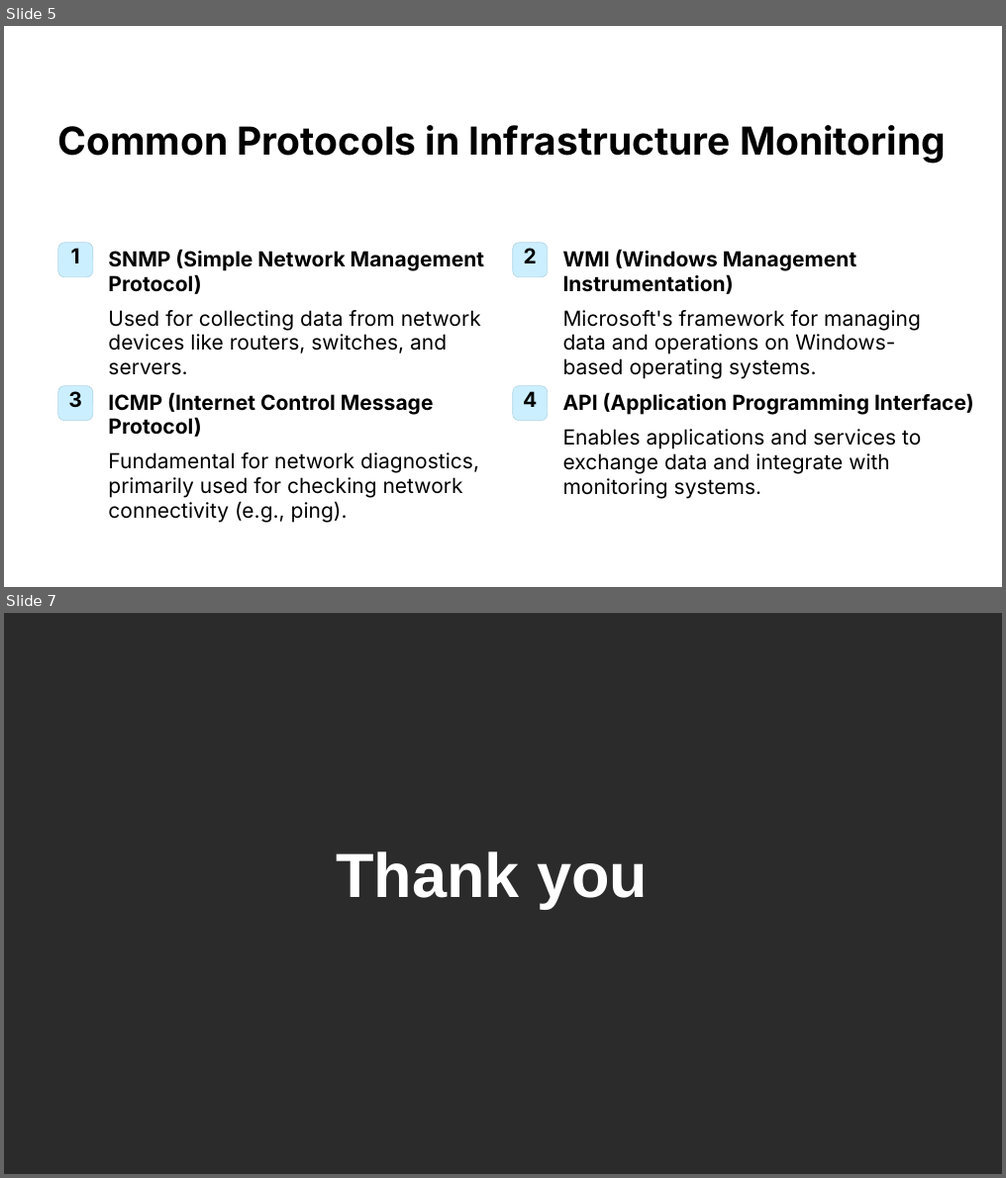
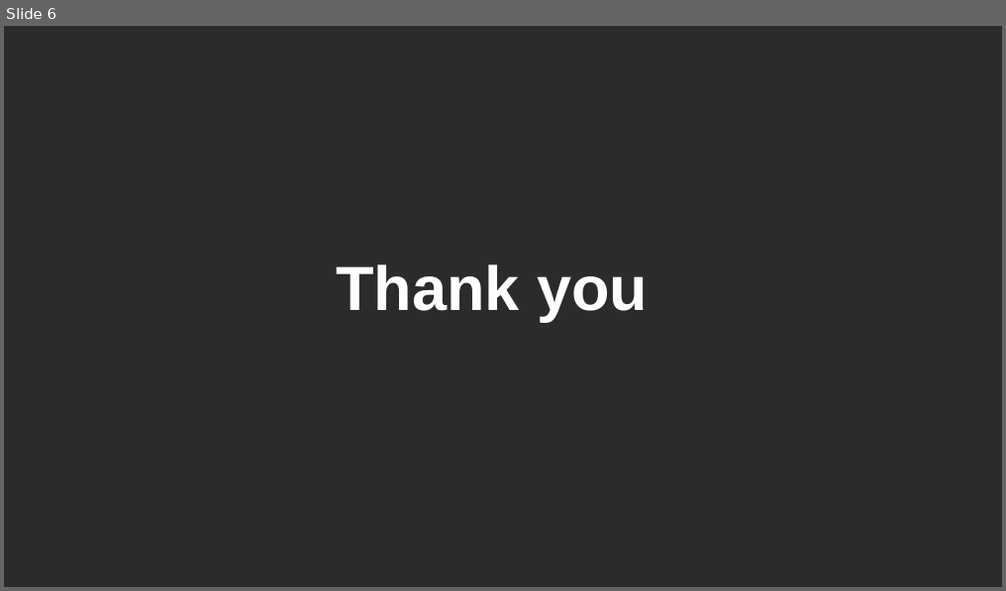
Before and after one commit to hieu15/ENTERPRISE-NETWORK-MONITORING, a slide deck: slides/DAY 02.pptx. Shown one above the other, each under a label of ours: slides 5 and 7 before the commit, slide 6 after it; the slides between them are not shown. The pictures are 1006x1178 and 1006x591 pixels, drawn with LibreOffice and Linux fonts; fonts in the diff are those of the drawing; background and template pictures are left out; a plain dark background stands for a picture behind light text. Boxes give left, top, right and bottom in pixels: in the first picture for what was removed or moved away, otherwise in the second. Text is boxed around its words. In the diff, an @@ line names an element or a change of style, - is before the commit and + after.

```diff
--- a/slides/DAY 02.pptx
+++ b/slides/DAY 02.pptx
@@ slide 5 removed at (4, 26, 1002, 587), background picture (left out) @@
@@ text removed at (58, 125, 945, 164) @@
-Common Protocols in Infrastructure Monitoring
@@ rounded rectangle removed at (57, 243, 93, 277) @@
@@ text removed at (71, 248, 80, 264) @@
-1
@@ text removed at (108, 250, 484, 294) @@
-SNMP (Simple Network Management Protocol)
@@ rounded rectangle removed at (513, 243, 548, 277) @@
@@ text removed at (524, 248, 537, 264) @@
-2
@@ text removed at (563, 250, 856, 294) @@
-WMI (Windows Management Instrumentation)
@@ text removed at (108, 310, 481, 354) @@
-Used for collecting data from network devices like routers, switches, and servers.
@@ text removed at (563, 310, 921, 379) @@
-Microsoft's framework for managing data and operations on Windows-based operating systems.
@@ rounded rectangle removed at (57, 386, 93, 421) @@
@@ text removed at (68, 391, 82, 407) @@
-3
@@ text removed at (108, 392, 434, 437) @@
-ICMP (Internet Control Message Protocol)
@@ rounded rectangle removed at (513, 386, 548, 421) @@
@@ text removed at (523, 391, 537, 407) @@
-4
@@ text removed at (563, 392, 974, 415) @@
-API (Application Programming Interface)
@@ text removed at (563, 429, 921, 499) @@
-Enables applications and services to exchange data and integrate with monitoring systems.
@@ text removed at (108, 453, 479, 523) @@
-Fundamental for network diagnostics, primarily used for checking network connectivity (e.g., ping).
@@ what was slide 7 is now slide 6 @@
```
Also in this commit, not shown: 5 slides added, 5 other slides removed, 5 other files.
